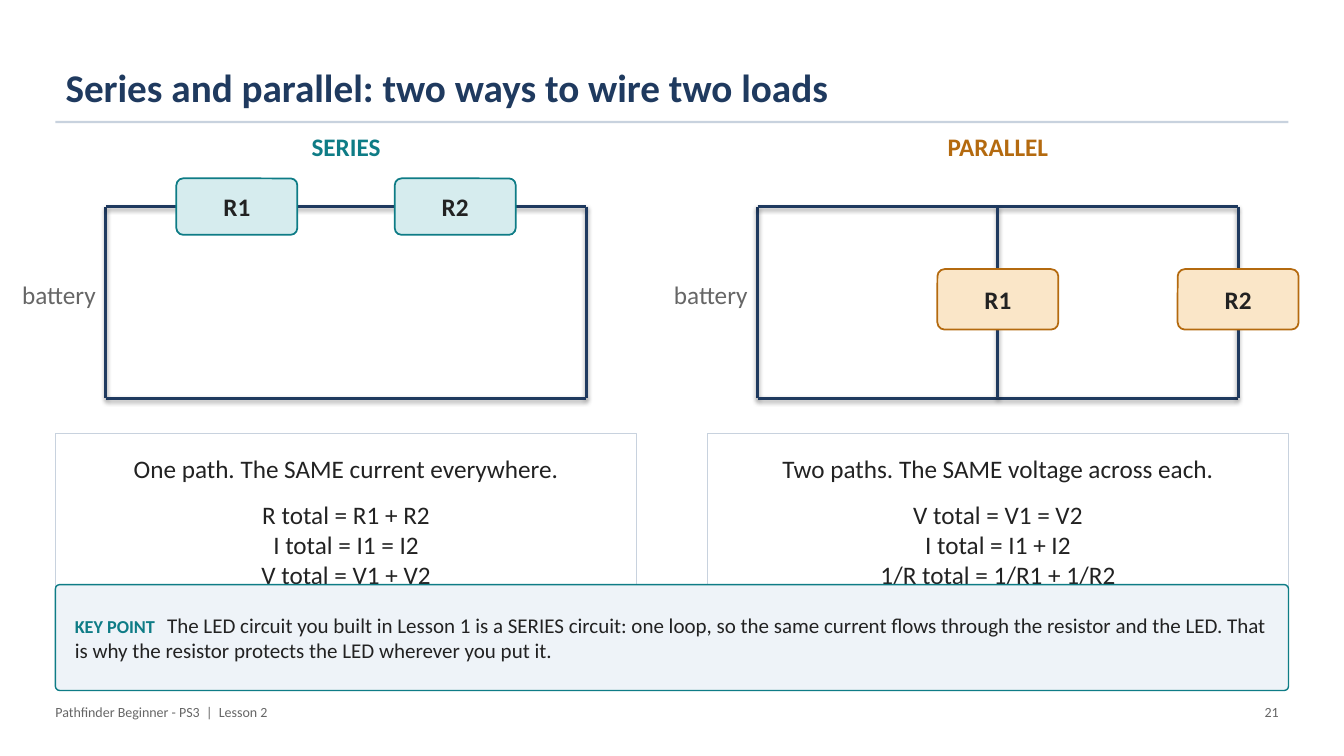
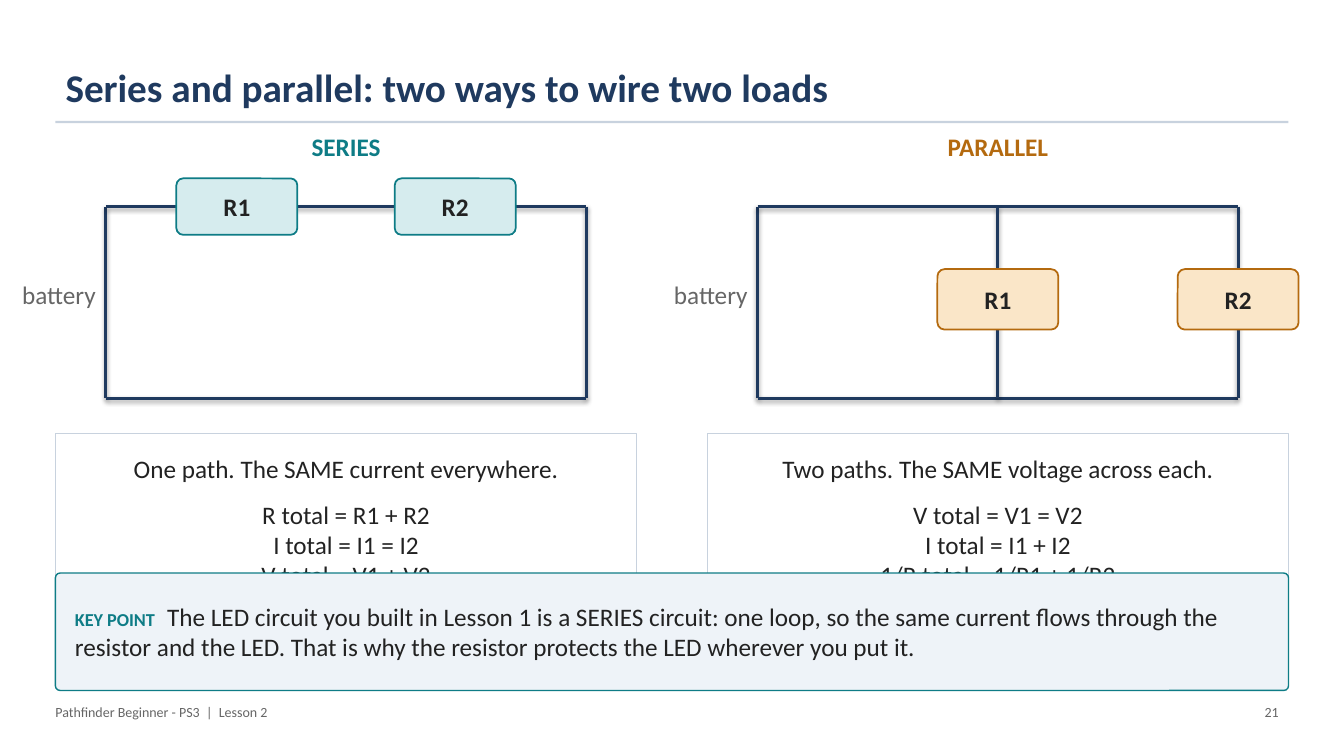
Before and after one commit to PorpoiseRobotics/porpoise-robotics, a slide deck: slide 21 of ground-vehicle/docs/courses/beginner-ps3/l2_motor_control.pptx. Drawn at 1344x756 pixels with LibreOffice and Linux fonts; fonts in the diff are those of the drawing. Boxes give left, top, right and bottom in pixels: in the first picture for what was removed or moved away, otherwise in the second. Text is boxed around its words. In the diff, an @@ line names an element or a change of style, - is before the commit and + after.

```diff
--- a/ground-vehicle/docs/courses/beginner-ps3/l2_motor_control.pptx
+++ b/ground-vehicle/docs/courses/beginner-ps3/l2_motor_control.pptx
@@ rounded rectangle "KEY POINT The LED circuit ..." resized from (x1=55, y1=585, x2=1289, y2=691) to (x1=55, y1=573, x2=1289, y2=691) @@
@@ rounded rectangle "KEY POINT The LED circuit ..." at (x1=55, y1=573, x2=1289, y2=691): size 15 to 18 pt @@
```
Also in this commit, not shown: 20 other slides changed, 22 other files.
